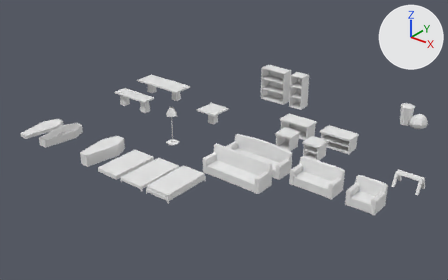
Before and after pictures for a commit that changed the Blender file resources/data/furniture.blend.
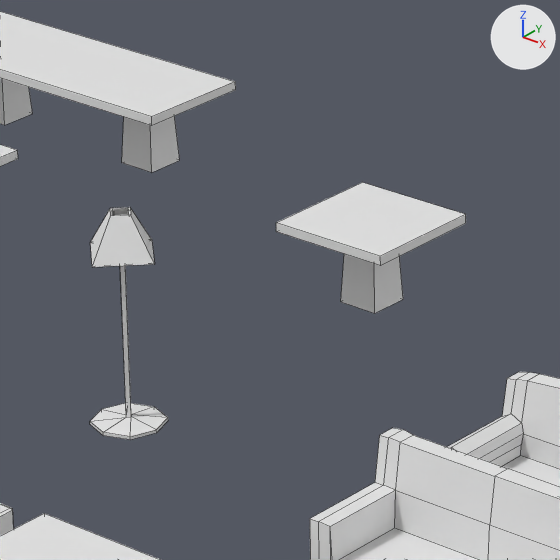
The first picture shows the older version from a 50 mm lens placed at (12.34, -14.83, 8.67), pointed at (1.18, -0.87, 0.02). The close-ups show both versions on the part from 34% to 54% of the width and 26% to 59% of the height of that picture; other places that the commit changed are outside them. The lights are fixed; the arrows at upper right show +X, +Y and +Z. The close-ups show mesh edges as thin lines.

In view in the first close-up: 'bedFrame01', 'coffeeTable', 'couch01', 'couch02', 'diningTable', 'lamp01'.
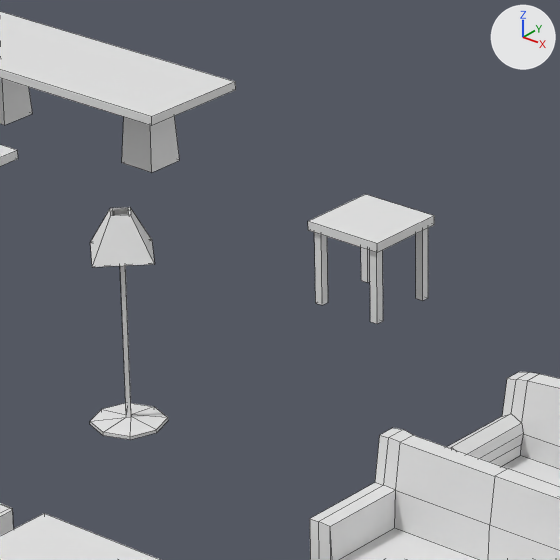
Pixel boxes [x1, y1, x2, y2] of what changed, in the close-ups (560 x 560 px):
'coffeeTable', reshaped (34% narrower): before [276, 182, 466, 313]; after [308, 194, 434, 324]
part 1 of me_coffeetable, added: after [308, 194, 434, 253]
part 2 of me_coffeetable, deleted: before [341, 254, 403, 313]
part 3 of me_coffeetable, built on: before [276, 182, 466, 266]; after [314, 228, 428, 324]

The change, as a diff of the scene's bpy script:
```diff
--- a/resources/data/furniture.blend.py
+++ b/resources/data/furniture.blend.py
@@ me_coffeetable @@
 # used by ob_coffeetable; location = (0.0, 0.0, 0.0)
-me_coffeetable.from_pydata(...)  # 16 vertices, 11 faces; spans x -0.375..0.375, y -0.375..0.375, z 0.0..0.5
+me_coffeetable.from_pydata(...)  # 40 vertices, 26 faces; spans x -0.25..0.25, y -0.25..0.25, z 0.0..0.5
+# me_coffeetable part 1: a new loose piece, a box spanning x -0.25..0.25, y -0.25..0.25, z 0.445..0.5
+# me_coffeetable part 2: the loose piece of 8 vertices spanning x -0.125..0.125, y -0.125..0.125, z 0.0..0.445 is deleted
+# me_coffeetable part 3: 8 vertices removed from x -0.375..0.375, y -0.375..0.375, z 0.445..0.5; 32 vertices added at x -0.225..0.225, y -0.225..0.225, z 0.0..0.445
```
